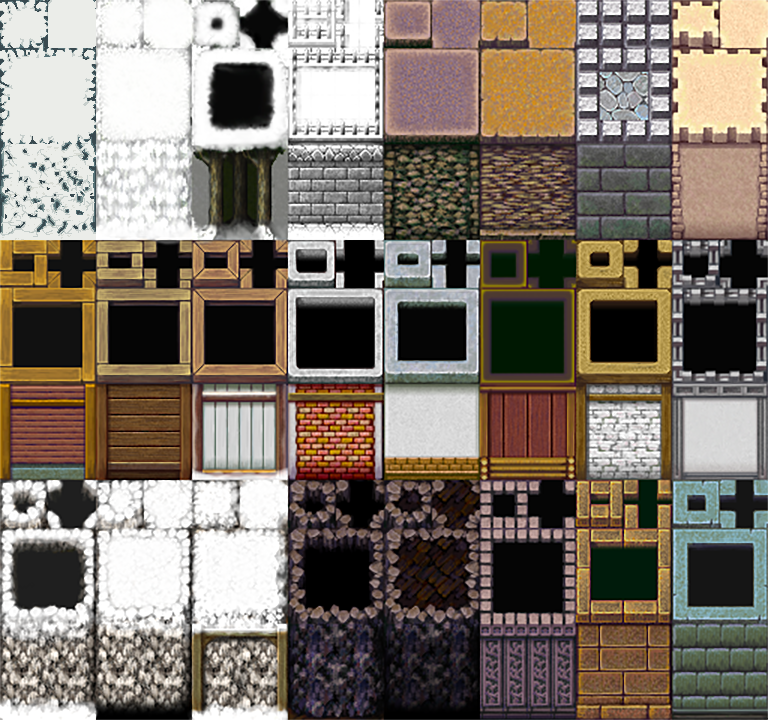
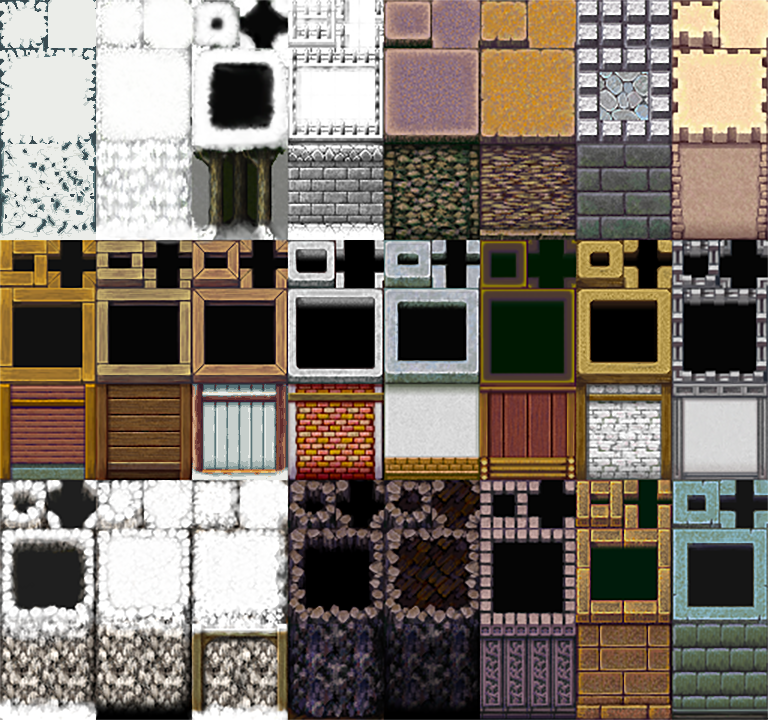
Layers edited between the first and the second 768x720 image:
added layer "Wall" above "Layer 1" over [192, 384, 288, 480]
painted on "Layer 1" over [192, 384, 288, 480]